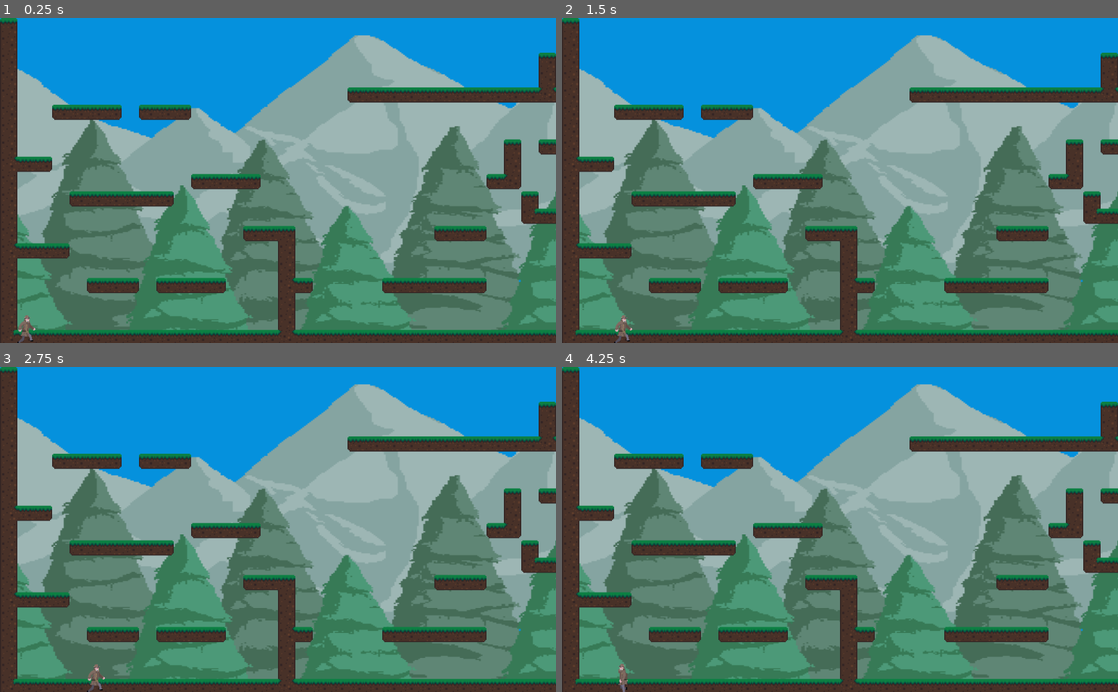
Above: before the commit, frames 1-4 (two rows, left to right).
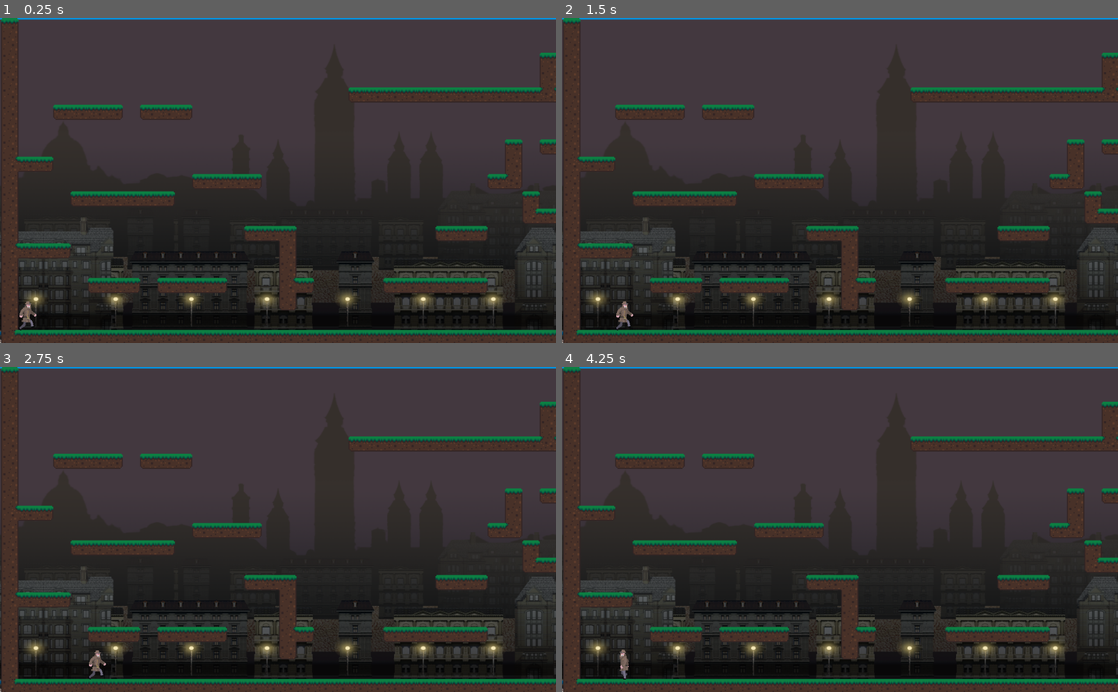
Above: after the commit, the same moments.

Repository: Chen-yuMau/LazyLeo
Game: Godot game, scene res://Levels/Game.tscn
The game is run twice, just before and just after one commit, with the same random seed, the same clock (stepped at 60 frames per second) and the same inputs.
Inputs:
- Up to frame 1 (0.25 s): no input
- Up to frame 2 (1.5 s): hold Right (ui_right) 0.53-1.28 s; hold Down (ui_down) from 1.28 s (still down)
- Up to frame 3 (2.75 s): release Down (ui_down) at 2.03 s; hold Right (ui_right) from 2.03 s (still down)
- Up to frame 4 (4.25 s): release Right (ui_right) at 2.78 s; hold Up (ui_up) 2.78-3.53 s; tap Enter at 3.5 s; hold Left (ui_left) from 3.53 s (still down)

The runs differ from the first frame. In frame 1, 84% of the frame differs, in the area x 0-100%, y 0-100%; in frame 2, 84%; in frame 3, 84%; in frame 4, 84%.

Commit message:
Add background

Diff:
--- a/Levels/Game.tscn
+++ b/Levels/Game.tscn
@@ -1,10 +1,14 @@
-[gd_scene load_steps=54 format=2]
+[gd_scene load_steps=58 format=2]
 
 [ext_resource path="res://Objects/Player.tscn" type="PackedScene" id=1]
 [ext_resource path="res://Assets/sTiles.png" type="Texture" id=2]
-[ext_resource path="res://Assets/sMountain.png" type="Texture" id=4]
-[ext_resource path="res://Assets/sTrees.png" type="Texture" id=5]
+[ext_resource path="res://Assets/Scenes/5backgroundbuildings.png" type="Texture" id=3]
+[ext_resource path="res://Assets/Scenes/6buildings.png" type="Texture" id=4]
+[ext_resource path="res://Assets/Scenes/2floor.png" type="Texture" id=5]
 [ext_resource path="res://Levels/Game.gd" type="Script" id=6]
+[ext_resource path="res://Assets/Scenes/1lights.png" type="Texture" id=7]
+[ext_resource path="res://Assets/Scenes/3shade.png" type="Texture" id=8]
+[ext_resource path="res://Assets/Scenes/4foregroundbuildings.png" type="Texture" id=9]
 
 [sub_resource type="ConvexPolygonShape2D" id=3]
 points = PoolVector2Array( 0, 0, 32, 0, 32, 32, 0, 32 )
@@ -465,10 +469,11 @@
 smoothing_speed = 1.0
 
 [node name="TileMap" type="TileMap" parent="."]
+position = Vector2( 2, 0 )
 tile_set = SubResource( 2 )
 cell_size = Vector2( 32, 32 )
 format = 1
-tile_data = PoolIntArray( 0, 1, 327682, 41, 1, 327686, 59, 1 …(3285 unchanged characters)… 262144, 1048576, 1, 262144, 1048592, 1, 262144, 1048614, 1, 327681, 1048615, 1, 327685, 1048621, 1, 327686, 1048639, 1, 327686, 1048642, 1, 262144, 1114112, 1, 262144, 1114128, 1, 262144, 1114154, 1, 327682, 1114160, 1, 327682, 1114164, 1, 327682, 1114170, 1, 327682, 1114178, 1, 262144, 1179648, 1, 327681, 1179649, 1, 262145, 1179650, 1, 262145, 1179651, 1, 262145, 1179652, 1, 262145, 1179653, 1, 262145, 1179654, 1, 262145, 1179655, 1, 262145, 1179656, 1, 262145, 1179657, 1, 262145, 1179658, 1, 262145, 1179659, 1, 262145, 1179660, 1, 262145, 1179661, 1, 262145, 1179662, 1, 262145, 1179663, 1, 262145, 1179664, 1, 196615, 1179665, 1, 262145, 1179666, 1, 26214 …(963 unchanged characters)…
+tile_data = PoolIntArray( 0, 1, 327682, 41, 1, 327686, 59, 1 …(3285 unchanged characters)… 262144, 1048576, 1, 262144, 1048592, 1, 327684, 1048614, 1, 327681, 1048615, 1, 327685, 1048621, 1, 327686, 1048639, 1, 327686, 1048642, 1, 262144, 1114112, 1, 262144, 1114154, 1, 327682, 1114160, 1, 327682, 1114164, 1, 327682, 1114170, 1, 327682, 1114178, 1, 262144, 1179648, 1, 327681, 1179649, 1, 262145, 1179650, 1, 262145, 1179651, 1, 262145, 1179652, 1, 262145, 1179653, 1, 262145, 1179654, 1, 262145, 1179655, 1, 262145, 1179656, 1, 262145, 1179657, 1, 262145, 1179658, 1, 262145, 1179659, 1, 262145, 1179660, 1, 262145, 1179661, 1, 262145, 1179662, 1, 262145, 1179663, 1, 262145, 1179664, 1, 262145, 1179665, 1, 262145, 1179666, 1, 26214 …(963 unchanged characters)…
 
 [node name="Player" parent="TileMap" instance=ExtResource( 1 )]
 position = Vector2( 48, 555 )
@@ -477,23 +482,67 @@
 
 [node name="ParallaxBackground" type="ParallaxBackground" parent="CanvasLayer"]
 
-[node name="Mountain" type="ParallaxLayer" parent="CanvasLayer/ParallaxBackground"]
+[node name="BG" type="ParallaxLayer" parent="CanvasLayer/ParallaxBackground"]
 position = Vector2( 0, -100 )
 motion_scale = Vector2( 0.3, 1 )
 motion_mirroring = Vector2( 1024, 0 )
 
-[node name="Sprite" type="Sprite" parent="CanvasLayer/ParallaxBackground/Mountain"]
-scale = Vector2( 1.6, 1.2 )
+[node name="Sprite" type="Sprite" parent="CanvasLayer/ParallaxBackground/BG"]
+position = Vector2( 0, 103 )
+scale = Vector2( 0.68, 0.63 )
 texture = ExtResource( 4 )
 centered = false
 
-[node name="Trees" type="ParallaxLayer" parent="CanvasLayer/ParallaxBackground"]
+[node name="BGBuildings" type="ParallaxLayer" parent="CanvasLayer/ParallaxBackground"]
+position = Vector2( 0, 150 )
+scale = Vector2( 1, 0.8 )
+motion_scale = Vector2( 0.4, 1 )
+motion_mirroring = Vector2( 1024, 0 )
+
+[node name="Sprite" type="Sprite" parent="CanvasLayer/ParallaxBackground/BGBuildings"]
+position = Vector2( 0, -90 )
+scale = Vector2( 0.68, 0.63 )
+texture = ExtResource( 3 )
+centered = false
+
+[node name="Buildings" type="ParallaxLayer" parent="CanvasLayer/ParallaxBackground"]
+position = Vector2( 0, 150 )
+scale = Vector2( 1, 0.8 )
+motion_scale = Vector2( 0.6, 1 )
+motion_mirroring = Vector2( 1024, 0 )
+
+[node name="Sprite" type="Sprite" parent="CanvasLayer/ParallaxBackground/Buildings"]
+position = Vector2( 0, -20 )
+scale = Vector2( 0.669271, 0.644189 )
+texture = ExtResource( 9 )
+centered = false
+
+[node name="Shade" type="ParallaxLayer" parent="CanvasLayer/ParallaxBackground"]
+motion_mirroring = Vector2( 1024, 0 )
+
+[node name="Sprite" type="Sprite" parent="CanvasLayer/ParallaxBackground/Shade"]
+scale = Vector2( 1.6, 1.2 )
+texture = ExtResource( 8 )
+centered = false
+
+[node name="Brick" type="ParallaxLayer" parent="CanvasLayer/ParallaxBackground"]
+position = Vector2( 0, 150 )
+scale = Vector2( 1, 0.8 )
+motion_scale = Vector2( 0.8, 1 )
+motion_mirroring = Vector2( 1024, 0 )
+
+[node name="Sprite" type="Sprite" parent="CanvasLayer/ParallaxBackground/Brick"]
+scale = Vector2( 0.68, 0.63 )
+texture = ExtResource( 5 )
+centered = false
+
+[node name="Lights" type="ParallaxLayer" parent="CanvasLayer/ParallaxBackground"]
 position = Vector2( 0, 150 )
 scale = Vector2( 1, 0.8 )
 motion_mirroring = Vector2( 1024, 0 )
 
-[node name="Sprite" type="Sprite" parent="CanvasLayer/ParallaxBackground/Trees"]
-position = Vector2( -1, 0 )
-scale = Vector2( 1.6, 1.1975 )
-texture = ExtResource( 5 )
+[node name="Sprite" type="Sprite" parent="CanvasLayer/ParallaxBackground/Lights"]
+position = Vector2( 0, -20 )
+scale = Vector2( 0.68, 0.63 )
+texture = ExtResource( 7 )
 centered = false
--- a/Objects/Player.tscn
+++ b/Objects/Player.tscn
@@ -21,6 +21,21 @@
 
 [sub_resource type="SpriteFrames" id=8]
 animations = [ {
+"frames": [ ExtResource( 3 ), ExtResource( 8 ) ],
+"loop": true,
+"name": "Idle",
+"speed": 2.0
+}, {
+"frames": [ ExtResource( 6 ), ExtResource( 7 ), ExtResource( 1 ), ExtResource( 7 ) ],
+"loop": true,
+"name": "Run",
+"speed": 13.0
+}, {
+"frames": [ ExtResource( 4 ), ExtResource( 10 ), ExtResource( 12 ), ExtResource( 13 ), ExtResource( 14 ), ExtResource( 15 ) ],
+"loop": true,
+"name": "Step",
+"speed": 5.0
+}, {
 "frames": [ ExtResource( 5 ) ],
 "loop": true,
 "name": "Fall",
@@ -30,21 +45,6 @@
 "loop": true,
 "name": "Jump",
 "speed": 1.0
-}, {
-"frames": [ ExtResource( 6 ), ExtResource( 7 ), ExtResource( 1 ), ExtResource( 7 ) ],
-"loop": true,
-"name": "Run",
-"speed": 13.0
-}, {
-"frames": [ ExtResource( 3 ), ExtResource( 8 ) ],
-"loop": true,
-"name": "Idle",
-"speed": 2.0
-}, {
-"frames": [ ExtResource( 4 ), ExtResource( 10 ), ExtResource( 12 ), ExtResource( 13 ), ExtResource( 14 ), ExtResource( 15 ) ],
-"loop": true,
-"name": "Step",
-"speed": 5.0
 } ]
 
 [node name="Player" type="KinematicBody2D"]
@@ -55,6 +55,7 @@
 shape = SubResource( 1 )
 
 [node name="Sprite" type="AnimatedSprite" parent="."]
+position = Vector2( 0, -26 )
 frames = SubResource( 8 )
 animation = "Step"
 frame = 5
Binary file added: Assets/Scenes/1lights.png
Not shown, added: Assets/Scenes/1lights.png.import
Binary file added: Assets/Scenes/2floor.png
Not shown, added: Assets/Scenes/2floor.png.import
Binary file added: Assets/Scenes/3shade.png
Not shown, added: Assets/Scenes/3shade.png.import
Binary file added: Assets/Scenes/4foregroundbuildings.png
Not shown, added: Assets/Scenes/4foregroundbuildings.png.import
Binary file added: Assets/Scenes/5backgroundbuildings.png
Not shown, added: Assets/Scenes/5backgroundbuildings.png.import
Binary file added: Assets/Scenes/6buildings.png
Not shown, added: Assets/Scenes/6buildings.png.import
(and 1 more such lines)
